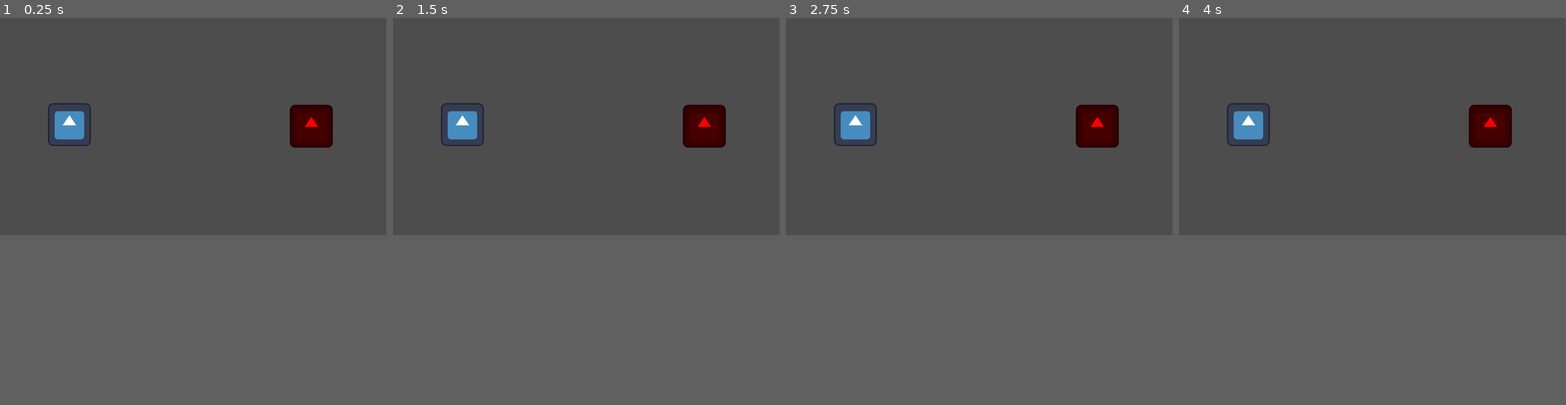
Above: before the commit, frames 1-4 (left to right).
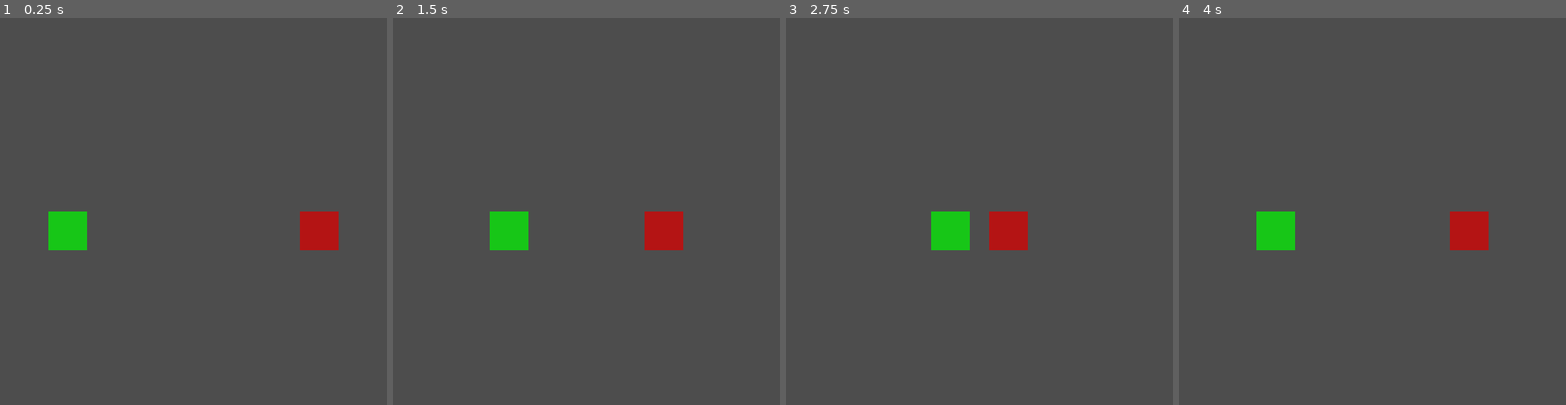
Above: after the commit, the same moments.

Repository: JasonMerit/Human-Adversarial-Reinforcement-Learning
Game: Godot game, scene res://main.tscn
The game is run twice, just before and just after one commit, with the same random seed, the same clock (stepped at 60 frames per second) and the same inputs. The engine's default icon, where the game draws it, is replaced by a stand-in: a white triangle on a blue panel in a dark square.
Inputs:
- Up to frame 1 (0.25 s): no input
- Up to frame 2 (1.5 s): no input
- Up to frame 3 (2.75 s): no input
- Up to frame 4 (4 s): no input
In our replay, the window is 799x449 before the commit and 800x800 after it. These sizes can differ from the game's own. Grey fills any space a smaller window leaves; there, only what the larger window draws over its background counts as a difference.

The runs differ from the first frame. In frame 1, 3.9% of the frame differs, in the area x 12-88%, y 22-60%; in frame 2, 3.9%; in frame 3, 3.9%; in frame 4, 3.9%.

Commit message:
Add continuous movement

Diff:
--- a/tron-godot/main.tscn
+++ b/tron-godot/main.tscn
@@ -1,16 +1,21 @@
 [gd_scene format=3 uid="uid://cuflox51uu3sw"]
 
 [ext_resource type="Script" uid="uid://qkwegqcmftlq" path="res://scripts/main.gd" id="1_ig7tw"]
-[ext_resource type="Texture2D" uid="uid://cblws5fm8amf7" path="res://icon.svg" id="2_0xm2m"]
+[ext_resource type="Texture2D" uid="uid://badaua1p4u0d6" path="res://sprites/1x1.png" id="2_0xm2m"]
 
 [node name="Main" type="Node2D" unique_id=686026432]
 script = ExtResource("1_ig7tw")
 
-[node name="Player" type="Sprite2D" parent="." unique_id=16846418]
-position = Vector2(207, 318)
+[node name="Player" type="Sprite2D" parent="." unique_id=1754906713]
+modulate = Color(0.09084451, 0.7766674, 0.09084451, 1)
+position = Vector2(61, 57)
+scale = Vector2(100, 100)
 texture = ExtResource("2_0xm2m")
+centered = false
 
-[node name="Adversary" type="Sprite2D" parent="." unique_id=703518586]
-modulate = Color(1, 0, 0, 1)
-position = Vector2(928, 323)
+[node name="Adversary" type="Sprite2D" parent="." unique_id=288686919]
+modulate = Color(0.7058824, 0.078431375, 0.078431375, 1)
+position = Vector2(642, 311)
+scale = Vector2(100, 100)
 texture = ExtResource("2_0xm2m")
+centered = false
--- a/tron-godot/project.godot
+++ b/tron-godot/project.godot
@@ -15,6 +15,11 @@
 config/features=PackedStringArray("4.6", "GL Compatibility")
 config/icon="res://icon.svg"
 
+[display]
+
+window/size/viewport_width=1000
+window/size/viewport_height=1000
+
 [dotnet]
 
 project/assembly_name="Tron-Godot"
--- a/tron-godot/scripts/bike.gd
+++ /dev/null
@@ -1,28 +0,0 @@
-class_name Bike
-
-var pos: Vector2i
-
-func _init(start_pos: Vector2i):
-	pos = start_pos
-
-
-func move(vel: Vector2i, walls: Array) -> bool:
-	# Returns true if crash
-	var new_pos = pos + vel
-
-	if is_hit(walls, new_pos.x, new_pos.y):
-		return true
-
-	pos = new_pos
-	return false
-
-
-func is_hit(walls: Array, x: int, y: int) -> bool:
-	# Out of bounds
-	if y < 0 or y >= walls.size():
-		return true
-	if x < 0 or x >= walls[0].size():
-		return true
-
-	# Wall collision
-	return walls[y][x] != 0
--- a/tron-godot/scripts/main.gd
+++ b/tron-godot/scripts/main.gd
@@ -3,14 +3,49 @@
 @onready var player = $Player
 @onready var adversary = $Adversary
 
+const TICK_RATE = 1.0  # Seconds
+const CELL_SIZE = 100
+
 var tron: Tron
+
+var time := 0.0
+
+var actions = [Vector2i.UP, Vector2i.RIGHT, Vector2i.DOWN, Vector2i.LEFT]
+var action_index = Vector2i.ZERO
 
 func _ready():
 	tron = Tron.new(10, 10)
+	reset()
+
+func reset():
+	tron.reset()
+	tron.tick(Vector2i.RIGHT, Vector2i.LEFT)  # Start moving so trails are visible
+	action_index = Vector2i.ZERO
+	tron.bike1.last_pos = (tron.bike1.pos + Vector2i.LEFT) * CELL_SIZE
+	tron.bike2.last_pos = (tron.bike2.pos + Vector2i.RIGHT) * CELL_SIZE
+
+func _process(delta):
+	if Input.is_action_just_pressed("ui_cancel"):
+		get_tree().quit()
+
+	time += delta
+	if time >= TICK_RATE:
+		time -= TICK_RATE
+
+		tron.bike1.last_pos = tron.bike1.pos * CELL_SIZE
+		tron.bike2.last_pos = tron.bike2.pos * CELL_SIZE
+
+		action_index.x = (action_index.x + 1) % 4
+		action_index.y = (action_index.y - 1) % 4
+		var result = tron.tick(actions[1], actions[3])
+		# var result = tron.tick(actions[action_index.x], actions[action_index.y])
 
 
-func _process(delta):
-	var result = tron.tick(Vector2i.RIGHT, Vector2i.LEFT)
+		if result != 0:
+			print("RESET")
+			reset()
 
-	if result != 0:
-		print("Game over:", result)
+	# Interpolate render positions toward authoritative positions
+	var alpha = time / TICK_RATE
+	player.position = tron.bike1.last_pos.lerp(tron.bike1.pos * CELL_SIZE, alpha)
+	adversary.position = tron.bike2.last_pos.lerp(tron.bike2.pos * CELL_SIZE, alpha)
--- a/tron-godot/scripts/tron.gd
+++ b/tron-godot/scripts/tron.gd
@@ -1,11 +1,40 @@
 class_name Tron
+
+class Bike:
+	var pos: Vector2i
+	var dir: Vector2i
+	var last_pos: Vector2  # Set by main.gd for interpolation
+
+	func _init(start_pos: Vector2):
+		pos = start_pos
+		dir = Vector2.ZERO  # For interpolation set by main.gd
+
+	func move(vel: Vector2i, walls: Array) -> bool:
+		# Returns true if crash
+		var new_pos = pos + vel
+
+		if is_hit(walls, new_pos.x, new_pos.y):
+			return true
+
+		pos = new_pos
+		return false
+
+
+	func is_hit(walls: Array, x: int, y: int) -> bool:
+		# Out of bounds
+		if y < 0 or y >= walls.size():
+			return true
+		if x < 0 or x >= walls[0].size():
+			return true
+
+		# Wall collision
+		return walls[y][x] != 0
 
 var width: int
 var height: int
 var walls: Array
-var bike1: Bike
-var bike2: Bike
-
+var bike1: Tron.Bike
+var bike2: Tron.Bike
 
 func _init(w: int, h: int):
 	width = w
@@ -22,8 +51,8 @@
 			row.append(0)
 		walls.append(row)
 
-	bike1 = Bike.new(Vector2i(1, height / 2 as int))
-	bike2 = Bike.new(Vector2i(width - 2, height / 2 as int))
+	bike1 = Bike.new(Vector2i(1, height >> 1))
+	bike2 = Bike.new(Vector2i(width - 2, height >> 1))
 
 
 
Not shown, removed: tron-godot/scripts/bike.gd.uid
Binary file added: tron-godot/sprites/1x1.png
Not shown, added: tron-godot/sprites/1x1.png.import
